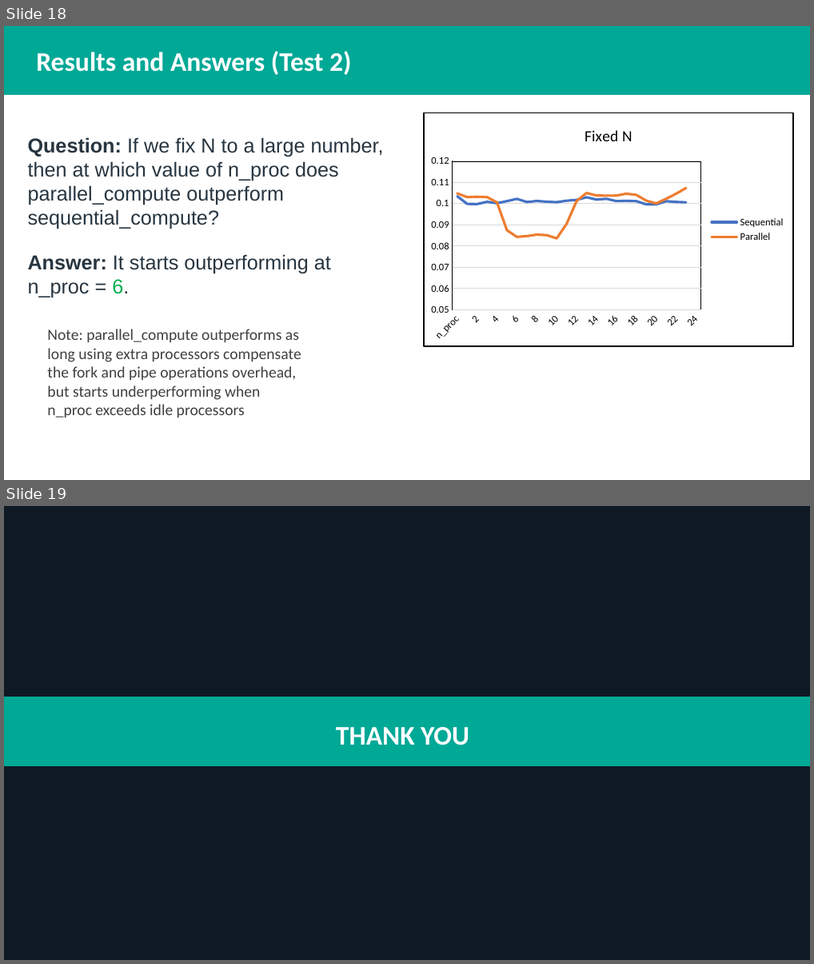
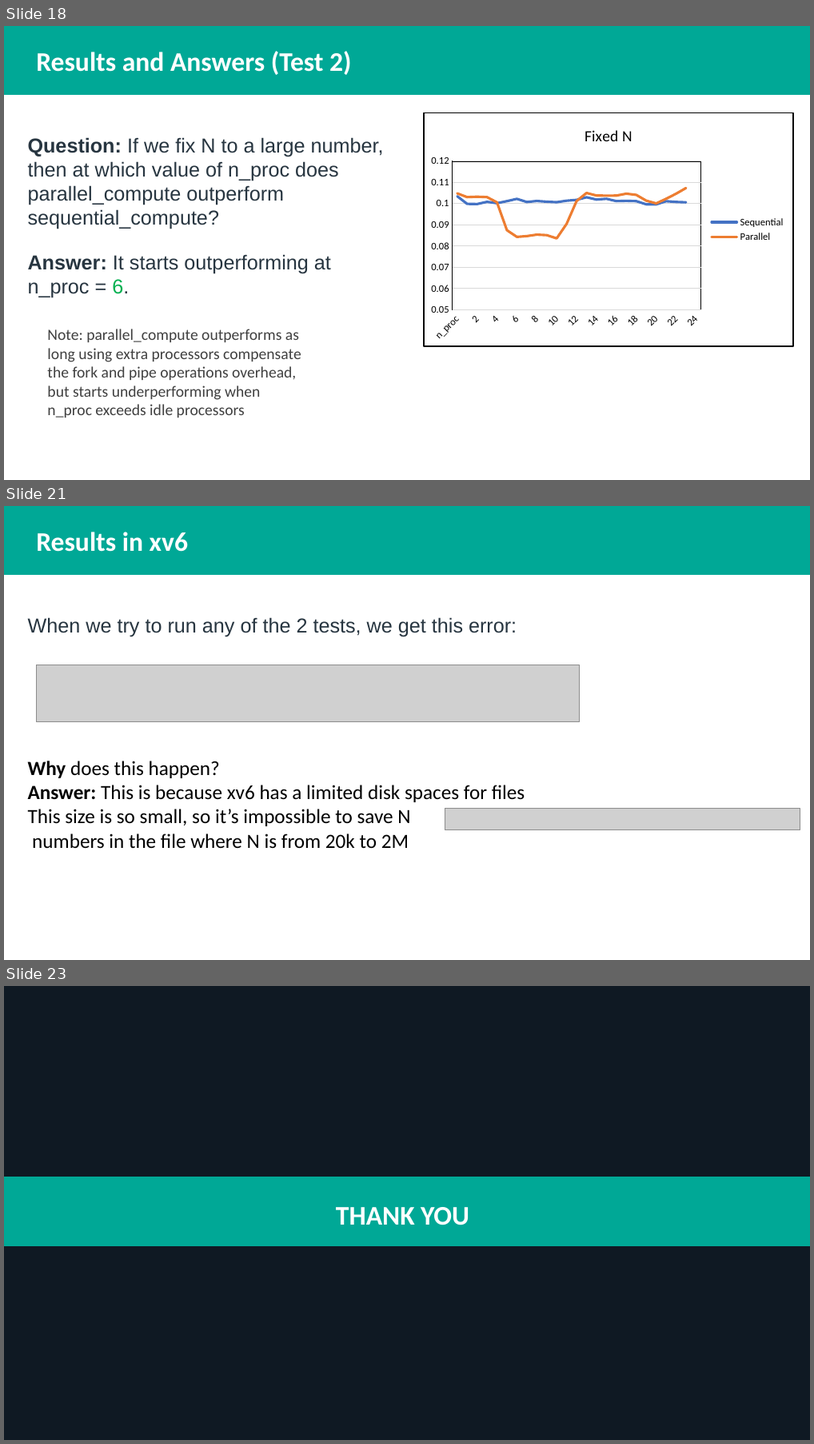
Before and after one commit to Sama3mad/OS-Lab-Project-4---The-fork-and-pipe-System-Calls, a slide deck: OS_Lab_Project_Slides.pptx. Shown one above the other, each under a label of ours: slides 18 and 19 before the commit, slides 18, 21 and 23 after it; the slides between them are not shown. The pictures are 814x964 and 814x1444 pixels, drawn with LibreOffice and Linux fonts; fonts in the diff are those of the drawing; grey boxes stand for pictures. Boxes give left, top, right and bottom in pixels: in the first picture for what was removed or moved away, otherwise in the second. Text is boxed around its words. In the diff, an @@ line names an element or a change of style, - is before the commit and + after.

```diff
--- a/OS_Lab_Project_Slides.pptx
+++ b/OS_Lab_Project_Slides.pptx
@@ slide 21 added at (4,506,810,960), background #FFFFFF @@
@@ rectangle added at (4,506,810,575), fill #00A896, outline #00A896 1 pt @@
@@ text added at (36,532,265,552), 24 pt, text #FFFFFF, bold @@
+Results and Answers (Test 2)
@@ text added at (122,532,188,552), 24 pt, text #FFFFFF, bold @@
+Results in xv6
@@ text added at (28,617,517,636), 18 pt, text #273540 @@
+When we try to run any of the 2 tests, we get this error:
@@ picture added at (36,665,580,722) @@
@@ text added at (28,760,525,848), 18 pt, text #000000 @@
+Why does this happen?
+Answer: This is because xv6 has a limited disk spaces for files
+This size is so small, so it’s impossible to save N
+numbers in the file where N is from 20k to 2M
@@ picture added at (445,808,800,829) @@
@@ what was slide 19 is now slide 23 @@
```
Also in this commit, not shown: 3 slides changed, 3 other slides added, 2 other files.
